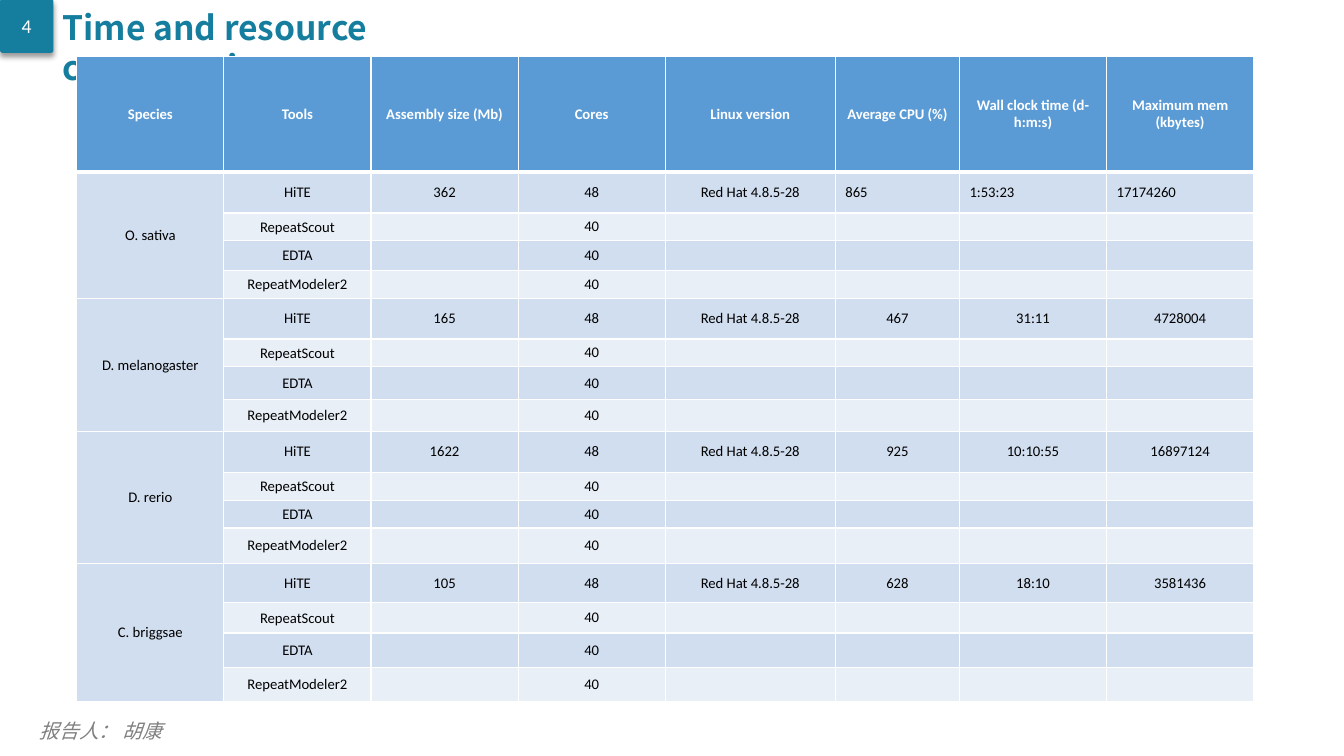
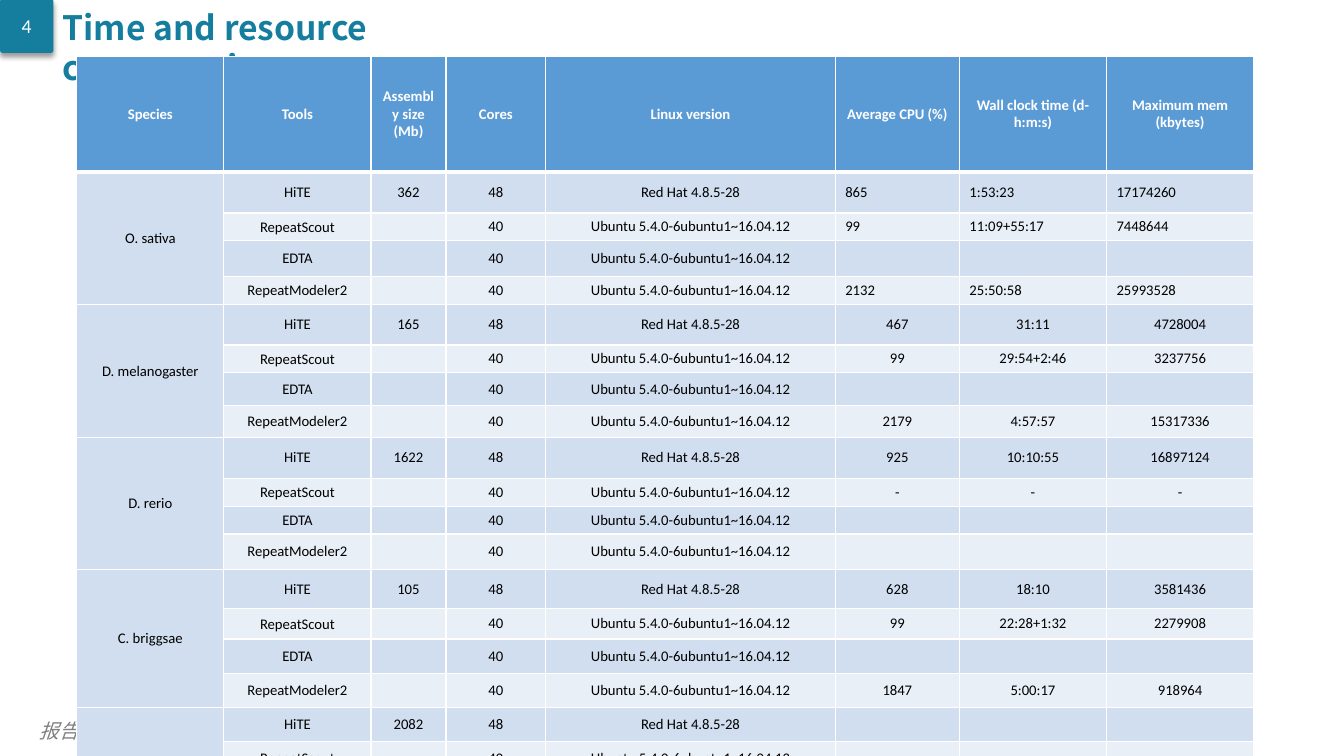
Before and after one commit to CSU-KangHu/HiTE, a slide deck: slide 35 of document/20220720_胡康_进展汇报 [自动保存的].pptx. Drawn at 1344x756 pixels with LibreOffice and Linux fonts; fonts in the diff are those of the drawing. Boxes give left, top, right and bottom in pixels: in the first picture for what was removed or moved away, otherwise in the second. Text is boxed around its words. In the diff, an @@ line names an element or a change of style, - is before the commit and + after.

```diff
--- a/document/20220720_胡康_进展汇报 [自动保存的].pptx
+++ b/document/20220720_胡康_进展汇报 [自动保存的].pptx
@@ table at [77, 56, 1253, 756] @@
-row 3:  | RepeatScout |  | 40 |  |  |  | 
+row 3:  | RepeatScout |  | 40 | Ubuntu 5.4.0-6ubuntu1~16.04.12 | 99 | 11:09+55:17 | 7448644
-row 4, column 5: 
+row 4, column 5: Ubuntu 5.4.0-6ubuntu1~16.04.12
-row 5:  | RepeatModeler2 |  | 40 |  |  |  | 
+row 5:  | RepeatModeler2 |  | 40 | Ubuntu 5.4.0-6ubuntu1~16.04.12 | 2132 | 25:50:58 | 25993528
-row 7:  | RepeatScout |  | 40 |  |  |  | 
+row 7:  | RepeatScout |  | 40 | Ubuntu 5.4.0-6ubuntu1~16.04.12 | 99 | 29:54+2:46 | 3237756
-row 8, column 5: 
+row 8, column 5: Ubuntu 5.4.0-6ubuntu1~16.04.12
-row 9:  | RepeatModeler2 |  | 40 |  |  |  | 
+row 9:  | RepeatModeler2 |  | 40 | Ubuntu 5.4.0-6ubuntu1~16.04.12 | 2179 | 4:57:57 | 15317336
-row 11:  | RepeatScout |  | 40 |  |  |  | 
+row 11:  | RepeatScout |  | 40 | Ubuntu 5.4.0-6ubuntu1~16.04.12 | - | - | -
-row 12, column 5: 
+row 12, column 5: Ubuntu 5.4.0-6ubuntu1~16.04.12
-row 13, column 5: 
+row 13, column 5: Ubuntu 5.4.0-6ubuntu1~16.04.12
-row 15:  | RepeatScout |  | 40 |  |  |  | 
-row 16:  | EDTA |  | 40 |  |  |  | 
-row 17:  | RepeatModeler2 |  | 40 |  |  |  | 
+row 15:  | RepeatScout |  | 40 | Ubuntu 5.4.0-6ubuntu1~16.04.12 | 99 | 22:28+1:32 | 2279908
+row 16:  | EDTA |  | 40 | Ubuntu 5.4.0-6ubuntu1~16.04.12 |  |  | 
+row 17:  | RepeatModeler2 |  | 40 | Ubuntu 5.4.0-6ubuntu1~16.04.12 | 1847 | 5:00:17 | 918964
+row 18: Zea mays | HiTE | 2082 | 48 | Red Hat 4.8.5-28 |  |  | 
+row 19:  | RepeatScout |  | 40 | Ubuntu 5.4.0-6ubuntu1~16.04.12 | - | - | -
+row 20:  | EDTA |  | 40 | Ubuntu 5.4.0-6ubuntu1~16.04.12 |  |  | 
+row 21:  | RepeatModeler2 |  | 40 | Ubuntu 5.4.0-6ubuntu1~16.04.12 |  |  | 
```
Also in this commit, not shown: 1 other slide changed, 14 other files.
